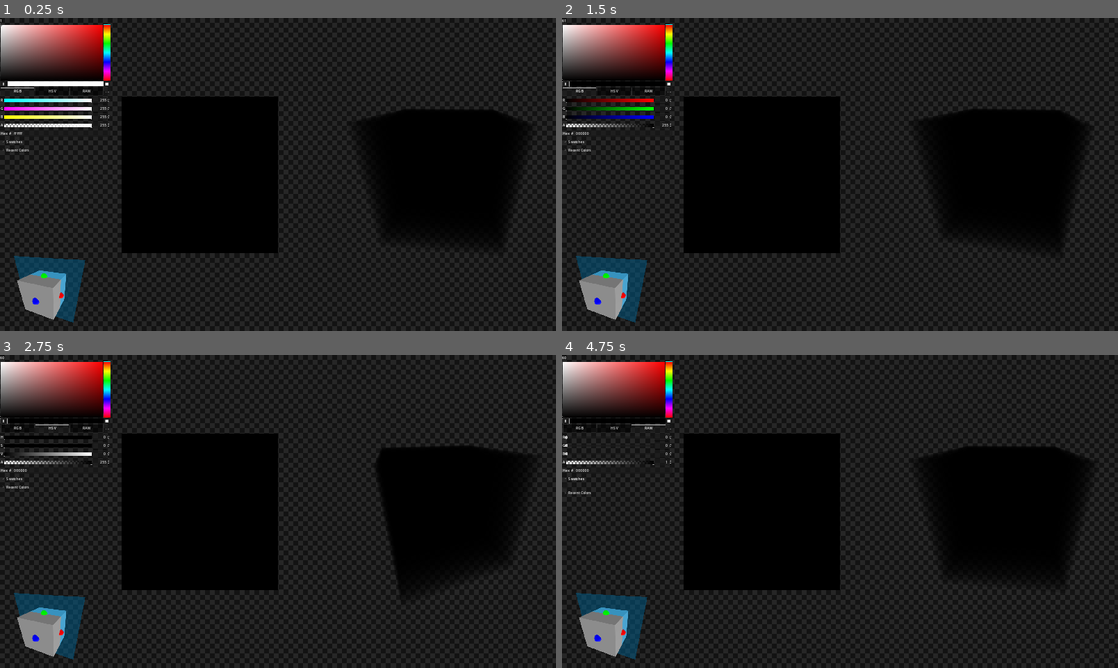
Above: before the commit, frames 1-4 (two rows, left to right).
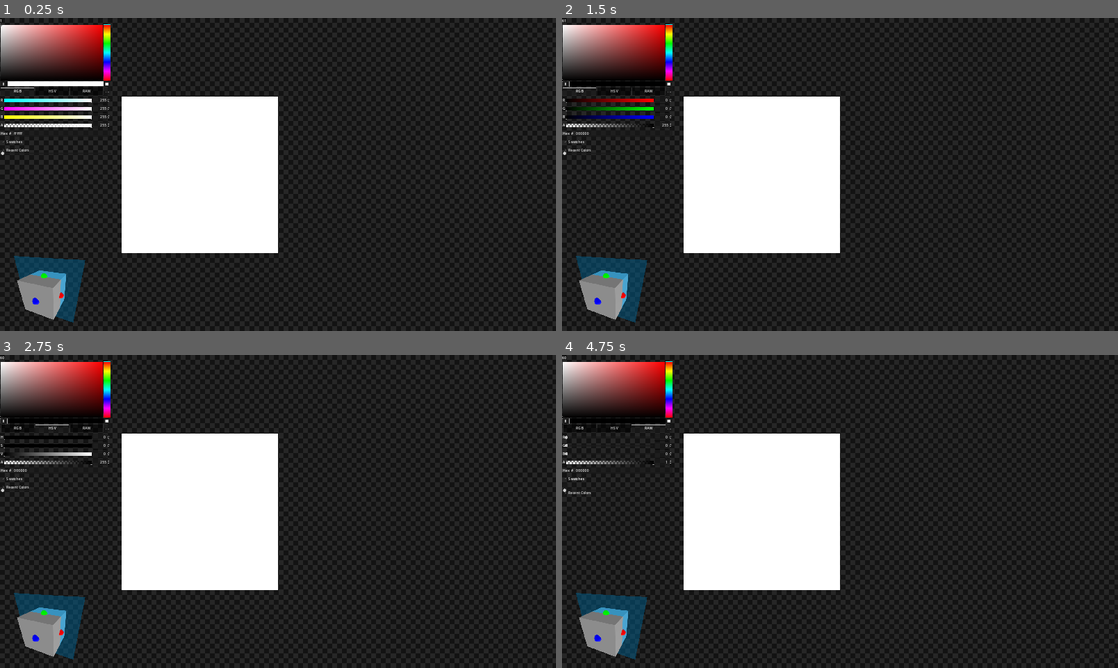
Above: after the commit, the same moments.

Repository: Z53-INCOMING/krita-3d
Game: Godot game, scene res://program.tscn
The game is run twice, just before and just after one commit, with the same random seed, the same clock (stepped at 60 frames per second) and the same inputs.
Inputs (mouse positions are in pixels of both pictures, inside the frame that each line leads up to):
- Up to frame 1 (0.25 s): no input
- Up to frame 2 (1.5 s): click (567, 83) at 0.5 s; click "RGB" at 1.25 s
- Up to frame 3 (2.75 s): click "HSV" at 2 s
- Up to frame 4 (4.75 s): click "RAW" at 2.75 s; click "..." at 3.5 s; click "Swatches" at 4.25 s

The runs differ from the first frame. In frame 1, 19% of the frame differs, in the area x 0-95%, y 25-76%; in frame 2, 19%; in frame 3, 19%; in frame 4, 19%.
Error after the commit: Cannot call method 'duplicate' on a null value. (res://program.gd:52)

Commit message:
attempt at sphere tool

Diff:
--- a/program.gd
+++ b/program.gd
@@ -21,7 +21,7 @@
 var image: Image
 
 # Max is 128, works better with powers of two
-var image_size := 64
+var image_size := 32
 
 var old_integer_mouse_coord: Vector2i
 
@@ -33,11 +33,15 @@
 
 var volumetric_shader: ShaderMaterial
 
-var brush_radius := 4.0
+var brush_radius := 0.0
+
+var drag_start: Vector3
+
+var volume_cam_speed := 1.0
 
 func _ready():
-	if false:
-		load_image(Image.load_from_file("res://3DStone.png"))
+	if true:
+		load_image(Image.load_from_file("user://4d stick figure.png"))
 	else:
 		var empty = Image.create_empty(image_size, image_size * image_size, false, Image.FORMAT_RGBA8)
 		empty.fill(Color.BLACK)
@@ -70,20 +74,20 @@
 func _process(delta):
 	label.text = str(Engine.get_frames_per_second())
 
-	volume_camera.rotation.y = sin(float(Time.get_ticks_msec()) / 500.0) * PI * 0.125
+	volume_camera.rotation.y = sin(float(Time.get_ticks_msec()) / 500.0) * 0.125
 
 	if Input.is_action_pressed("cam forward"):
-		volume_camera.scale -= Vector3.ONE * 0.25 * delta
+		volume_camera.position.z -= volume_cam_speed * delta
 	if Input.is_action_pressed("cam backward"):
-		volume_camera.scale += Vector3.ONE * 0.25 * delta
+		volume_camera.position.z += volume_cam_speed * delta
 	if Input.is_action_pressed("cam left"):
-		volume_camera.position.x -= 0.25 * delta
+		volume_camera.position.x -= volume_cam_speed * delta
 	if Input.is_action_pressed("cam right"):
-		volume_camera.position.x += 0.25 * delta
+		volume_camera.position.x += volume_cam_speed * delta
 	if Input.is_action_pressed("cam down"):
-		volume_camera.position.y -= 0.25 * delta
+		volume_camera.position.y -= volume_cam_speed * delta
 	if Input.is_action_pressed("cam up"):
-		volume_camera.position.y += 0.25 * delta
+		volume_camera.position.y += volume_cam_speed * delta
 
 	if Input.is_action_pressed("rotate left"):
 		matrix = Basis.from_euler(Vector3(0.0, -delta, 0.0) * 2.0) * matrix
@@ -118,36 +122,34 @@
 	screen.material.set_shader_parameter("mouse_position", mouse_position_3d)
 
 	if Input.is_action_just_released("scroll_down"):
-		z_offset -= 1.0 / float(image_size)
+		if Input.is_action_pressed("shift"):
+			z_offset -= 1.0 / 8.0
+		else:
+			z_offset -= 1.0 / float(image_size)
 	if Input.is_action_just_released("scroll_up"):
-		z_offset += 1.0 / float(image_size)
+		if Input.is_action_pressed("shift"):
+			z_offset += 1.0 / 8.0
+		else:
+			z_offset += 1.0 / float(image_size)
 	z_offset = clampf(z_offset, 0.0, float(image_size - 1) / float(image_size))
 	screen.material.set_shader_parameter("z_offset", z_offset + (1.0 / 1000.0))
 	intersection_plane.position.z = z_offset - 0.5
 
 	if AABB(Vector3.ZERO, Vector3.ONE).has_point(mouse_position_3d):
+		#if Input.is_action_just_pressed("paint"):
+			#drag_start = mouse_position_3d
+		#if Input.is_action_just_released("paint"):
+			#sphere(drag_start, mouse_position_3d, brush_color)
 		if Input.is_action_pressed("paint"):
-			var current_integer_mouse_coord := calculate_integer_mouse_coordinate(mouse_position_3d)
-			var selected_pixel_3d = Vector3i(floor(mouse_position_3d * float(image_size)))
-			if old_integer_mouse_coord != current_integer_mouse_coord:
-				for x in range(selected_pixel_3d.x - int(ceil(brush_radius)), selected_pixel_3d.x + int(ceil(brush_radius) + 1)):
-					for y in range(selected_pixel_3d.y - int(ceil(brush_radius)), selected_pixel_3d.y + int(ceil(brush_radius) + 1)):
-						for z in range(selected_pixel_3d.z - int(ceil(brush_radius)), selected_pixel_3d.z + int(ceil(brush_radius) + 1)):
-							if Vector3(x, y, z).distance_squared_to(Vector3(selected_pixel_3d)) < brush_radius * brush_radius:
-								color_pixel(Vector3(x, y, z) / float(image_size), brush_color)
-
-				old_integer_mouse_coord = current_integer_mouse_coord
-				update_image()
+			brush(mouse_position_3d, brush_color)
 		if Input.is_action_pressed("erase"):
-			if old_integer_mouse_coord != calculate_integer_mouse_coordinate(mouse_position_3d):
-				color_pixel(mouse_position_3d, Color.BLACK)
-				old_integer_mouse_coord = calculate_integer_mouse_coordinate(mouse_position_3d)
-				update_image()
+			brush(mouse_position_3d, Color.BLACK)
 		if Input.is_action_just_released("paint") or Input.is_action_just_released("erase"):
 			past_images.append(image.duplicate(true)) # save in case of undo
 			while past_images.size() > point_in_history + 2:
 				past_images.remove_at(point_in_history + 1)
 			point_in_history = past_images.size() - 1
+			old_integer_mouse_coord = -Vector2i.ONE
 
 	if past_images.size() > 16:
 		past_images.remove_at(0)
@@ -176,12 +178,40 @@
 	if Input.is_action_just_pressed("export"):
 		export_project()
 
+func brush(mouse_position_3d: Vector3, color: Color):
+	var current_integer_mouse_coord := calculate_integer_mouse_coordinate(mouse_position_3d)
+	var selected_pixel_3d = Vector3i(floor(mouse_position_3d * float(image_size)))
+	if old_integer_mouse_coord != current_integer_mouse_coord:
+		if brush_radius > 1.0:
+			for x in range(selected_pixel_3d.x - int(ceil(brush_radius)), selected_pixel_3d.x + int(ceil(brush_radius) + 1)):
+				for y in range(selected_pixel_3d.y - int(ceil(brush_radius)), selected_pixel_3d.y + int(ceil(brush_radius) + 1)):
+					for z in range(selected_pixel_3d.z - int(ceil(brush_radius)), selected_pixel_3d.z + int(ceil(brush_radius) + 1)):
+						if Vector3(x, y, z).distance_squared_to(Vector3(selected_pixel_3d)) < brush_radius * brush_radius:
+							color_pixel(Vector3(x, y, z) / float(image_size), color)
+		else:
+			color_pixel(mouse_position_3d, color)
+
+		old_integer_mouse_coord = current_integer_mouse_coord
+		update_image()
+
+func sphere(start: Vector3, end: Vector3, color: Color):
+	var center := (start + end) * 0.5 * float(image_size)
+	var extents = abs(end - start) * float(image_size)
+	for x in range(int(start.x * image_size), int(end.x * image_size) + 1):
+		for y in range(int(start.y * image_size), int(end.y * image_size) + 1):
+			for z in range(int(start.z * image_size), int(end.z * image_size) + 1):
+				var distance = ((Vector3(x, y, z) - center) / extents).length_squared()
+				if distance < 0.5 * 0.5 and distance > 0.48 * 0.48:
+					color_pixel(Vector3(x, y, z) / float(image_size), color)
+
+	update_image()
+
 func export_project() -> void:
 	var id := randi() % 4096
 	image.save_png("user://" + str(id) + ".png")
 
 func color_pixel(mouse_position_3d: Vector3, color: Color) -> void:
-	image.set_pixelv(calculate_integer_mouse_coordinate(mouse_position_3d), color)
+	image.set_pixelv(calculate_integer_mouse_coordinate(mouse_position_3d.clamp(Vector3.ZERO, Vector3.ONE * 0.9999)), color)
 
 func calculate_integer_mouse_coordinate(mouse_position_3d: Vector3) -> Vector2i:
 	var pixel_3d = Vector3i(floor(mouse_position_3d * float(image_size)))
@@ -197,3 +227,7 @@
 
 func _on_color_picker_button_color_changed(color):
 	brush_color = color
+
+
+func _on_h_slider_value_changed(value):
+	brush_radius = value
--- a/program.tscn
+++ b/program.tscn
@@ -154,4 +154,16 @@
 offset_right = 512.0
 offset_bottom = 604.0
 
+[node name="HSlider" type="HSlider" parent="."]
+layout_mode = 0
+offset_left = 4.0
+offset_top = 602.0
+offset_right = 512.0
+offset_bottom = 645.0
+min_value = 1.0
+max_value = 8.0
+step = 0.25
+value = 1.0
+
 [connection signal="color_changed" from="ColorPickerButton" to="." method="_on_color_picker_button_color_changed"]
+[connection signal="value_changed" from="HSlider" to="." method="_on_h_slider_value_changed"]
